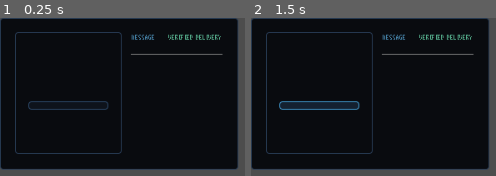
Above: before the commit, frames 1-2 (left to right).
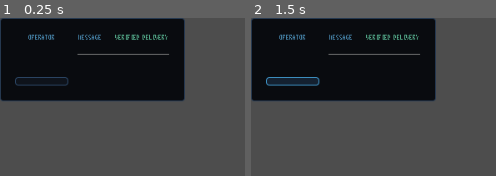
Above: after the commit, the same moments.

Repository: GYU-GAZE/NULL-NETWORK
Game: Godot game, scene res://apps/forum/forum_post_ui.tscn
Same seed, same stepped clock (60 frames per second), same inputs: the game is played once before the commit and once after it. This scene is started directly instead of the project's main scene. The engine's default icon, where the game draws it, is replaced by a stand-in: a white triangle on a blue panel in a dark square.
Inputs (mouse positions are in pixels of both pictures, inside the frame that each line leads up to; where the layout moved, square brackets give the same spot in the first picture):
- Up to frame 1 (0.25 s): no input
- Up to frame 2 (1.5 s): click (292, 81) [319, 104] at 0.5 s; click (292, 81) [319, 104] at 1.25 s

The runs differ from the first frame. In frame 1, 57% of the frame differs, in the area x 0-98%, y 0-97%; in frame 2, 58%.

Commit message:
Restore forum post script node contract

Diff:
--- a/apps/forum/forum_post_ui.tscn
+++ b/apps/forum/forum_post_ui.tscn
@@ -21,22 +21,19 @@
 layout_mode = 2
 theme_override_constants/separation = 12
 
-[node name="ProfilePanel" type="PanelContainer" parent="Margin/MainHBox"]
+[node name="ProfileVBox" type="VBoxContainer" parent="Margin/MainHBox"]
 custom_minimum_size = Vector2(128, 0)
-layout_mode = 2
-
-[node name="ProfileMargin" type="MarginContainer" parent="Margin/MainHBox/ProfilePanel"]
-layout_mode = 2
-theme_override_constants/margin_left = 8
-theme_override_constants/margin_top = 8
-theme_override_constants/margin_right = 8
-theme_override_constants/margin_bottom = 8
-
-[node name="ProfileVBox" type="VBoxContainer" parent="Margin/MainHBox/ProfilePanel/ProfileMargin"]
 layout_mode = 2
 theme_override_constants/separation = 4
 
-[node name="AvatarRect" type="TextureRect" parent="Margin/MainHBox/ProfilePanel/ProfileMargin/ProfileVBox"]
+[node name="ProfileLabel" type="Label" parent="Margin/MainHBox/ProfileVBox"]
+layout_mode = 2
+theme_override_colors/font_color = Color(0.28, 0.52, 0.67, 1)
+theme_override_font_sizes/font_size = 12
+text = "OPERATOR"
+horizontal_alignment = 1
+
+[node name="AvatarRect" type="TextureRect" parent="Margin/MainHBox/ProfileVBox"]
 unique_name_in_owner = true
 custom_minimum_size = Vector2(64, 64)
 layout_mode = 2
@@ -45,7 +42,7 @@
 expand_mode = 1
 stretch_mode = 5
 
-[node name="UsernameButton" type="Button" parent="Margin/MainHBox/ProfilePanel/ProfileMargin/ProfileVBox"]
+[node name="UsernameButton" type="Button" parent="Margin/MainHBox/ProfileVBox"]
 unique_name_in_owner = true
 layout_mode = 2
 focus_mode = 0
@@ -54,7 +51,7 @@
 text_overrun_behavior = 5
 clip_text = true
 
-[node name="TitleLabel" type="Label" parent="Margin/MainHBox/ProfilePanel/ProfileMargin/ProfileVBox"]
+[node name="TitleLabel" type="Label" parent="Margin/MainHBox/ProfileVBox"]
 unique_name_in_owner = true
 layout_mode = 2
 theme_override_colors/font_color = Color(0.38, 0.75, 0.93, 1)
@@ -62,7 +59,7 @@
 horizontal_alignment = 1
 autowrap_mode = 2
 
-[node name="LocationLabel" type="Label" parent="Margin/MainHBox/ProfilePanel/ProfileMargin/ProfileVBox"]
+[node name="LocationLabel" type="Label" parent="Margin/MainHBox/ProfileVBox"]
 unique_name_in_owner = true
 layout_mode = 2
 theme_override_colors/font_color = Color(0.44, 0.55, 0.63, 1)
